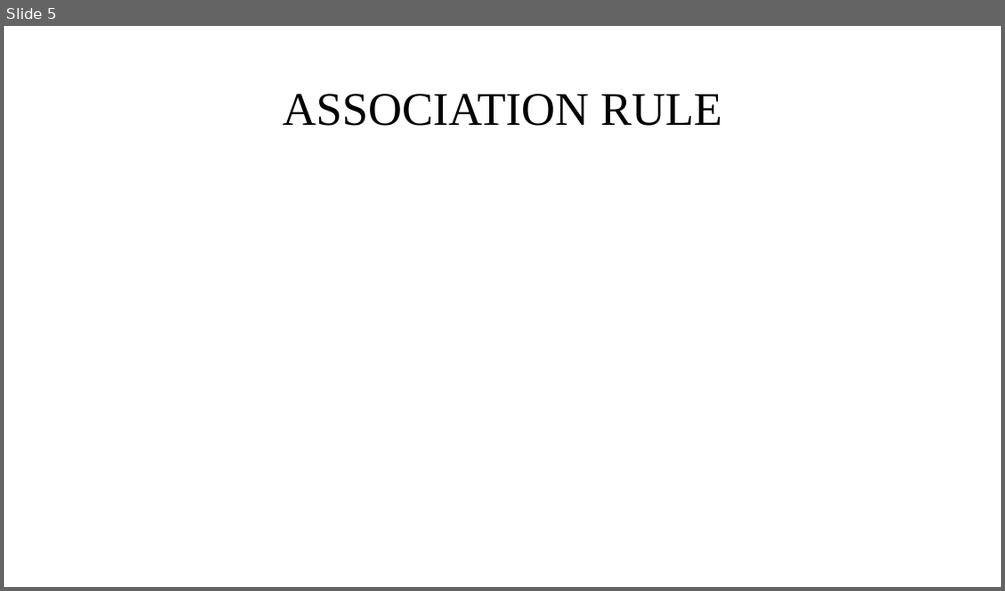
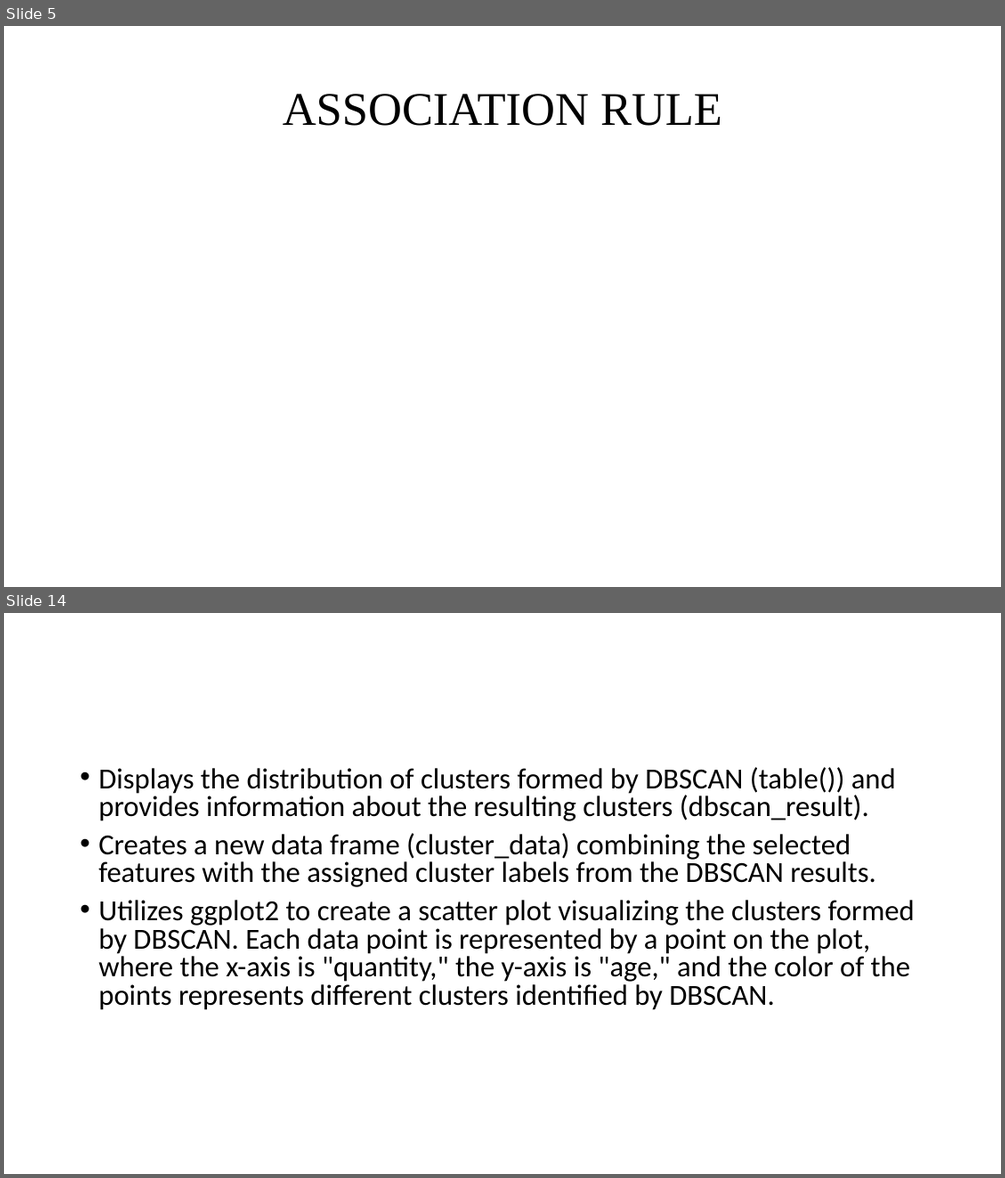
Before and after one commit to Jothish21/Data-Mining-Project-Group4, a slide deck: Group4-Presentation.pptx. Shown one above the other, each under a label of ours: slide 5 before the commit, slides 5 and 14 after it; the slides between them are not shown. The pictures are 1005x591 and 1005x1178 pixels, drawn with LibreOffice and Linux fonts; fonts in the diff are those of the drawing. Boxes give left, top, right and bottom in pixels: in the first picture for what was removed or moved away, otherwise in the second. Text is boxed around its words. In the diff, an @@ line names an element or a change of style, - is before the commit and + after.

```diff
--- a/Group4-Presentation.pptx
+++ b/Group4-Presentation.pptx
@@ slide 14 added at (x1=4, y1=613, x2=1001, y2=1174), background #FFFFFF @@
@@ text added at (x1=98, y1=767, x2=914, y2=1010), 28 pt, text #000000 @@
+• Displays the distribution of clusters formed by DBSCAN (table()) and provides information about the resulting clusters (dbscan_result).
+• Creates a new data frame (cluster_data) combining the selected features with the assigned cluster labels from the DBSCAN results.
+• Utilizes ggplot2 to create a scatter plot visualizing the clusters formed by DBSCAN. Each data point is represented by a point on the plot, where the x-axis is "quantity," the y-axis is "age," and the color of the points represents different clusters identified by DBSCAN.
```
Also in this commit, not shown: 4 other slides added, 2 slides removed.
